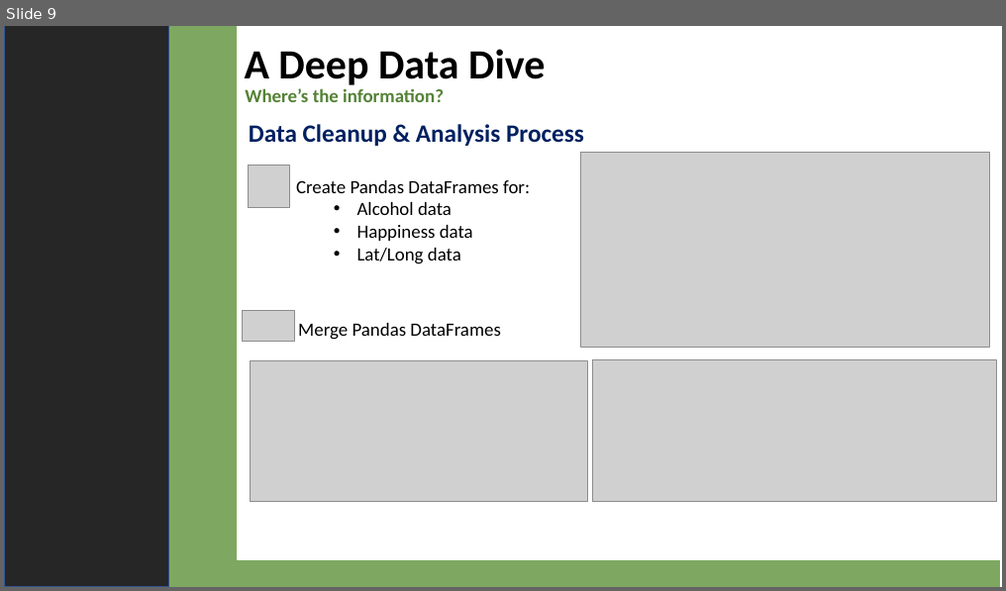
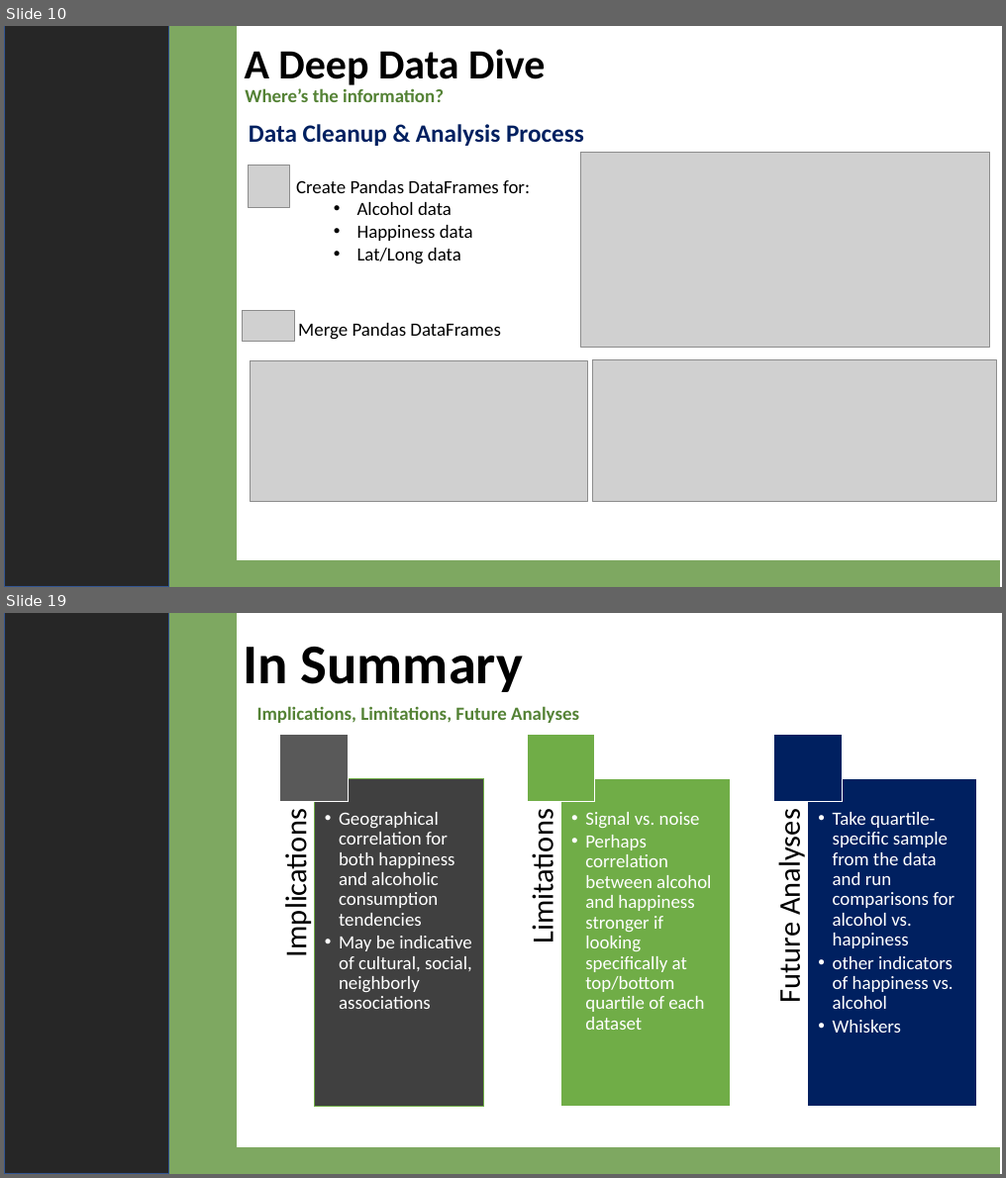
Before and after one commit to 4d4m43/DrinkAndBeHapPY, a slide deck: For Submittal/DrinkandBeHappyFinal.pptx. Shown one above the other, each under a label of ours: slide 9 before the commit, slides 10 and 19 after it; the slides between them are not shown. The pictures are 1006x591 and 1006x1178 pixels, drawn with LibreOffice and Linux fonts; fonts in the diff are those of the drawing; grey boxes stand for pictures. Boxes give left, top, right and bottom in pixels: in the first picture for what was removed or moved away, otherwise in the second. Text is boxed around its words. In the diff, an @@ line names an element or a change of style, - is before the commit and + after.

Commit message:
added implications slide and fixed agenda

```diff
--- a/For Submittal/DrinkandBeHappyFinal.pptx
+++ b/For Submittal/DrinkandBeHappyFinal.pptx
@@ slide 19 added at [4,613,1002,1174], background #542C39 @@
@@ rectangle added at [4,613,1002,1174], fill #FFFFFF @@
@@ rectangle added at [4,613,168,1174], fill #262626, outline #325491 1 pt @@
@@ rectangle added at [86,613,236,1174], fill #7EA861, outline #7EA861 1 pt @@
@@ text added at [243,647,523,692], 54 pt, text #000000, bold @@
+In Summary
@@ text added at [257,706,579,723], 18 pt, text #548235, bold @@
+Implications, Limitations, Future Analyses
@@ group added at [277,735,977,1106]: 6 texts, 6 rectangles @@
+Implications
+  • Geographical correlation for both happiness and alcoholic consumption tendencies
+  • May be indicative of cultural, social, neighborly associations
+Limitations
+  • Signal vs. noise
+  • Perhaps correlation between alcohol and happiness stronger if looking specifically at top/bottom quartile of each dataset
+Future Analyses
+  • Take quartile-specific sample from the data and run comparisons for alcohol vs. happiness
+  • other indicators of happiness vs. alcohol
+  • Whiskers
@@ rectangle added at [208,1149,1000,1174], fill #7EA861, outline #7EA861 1 pt @@
@@ what was slide 9 is now slide 10 @@
```
Also in this commit, not shown: 9 slides changed, 4 other slides added.
